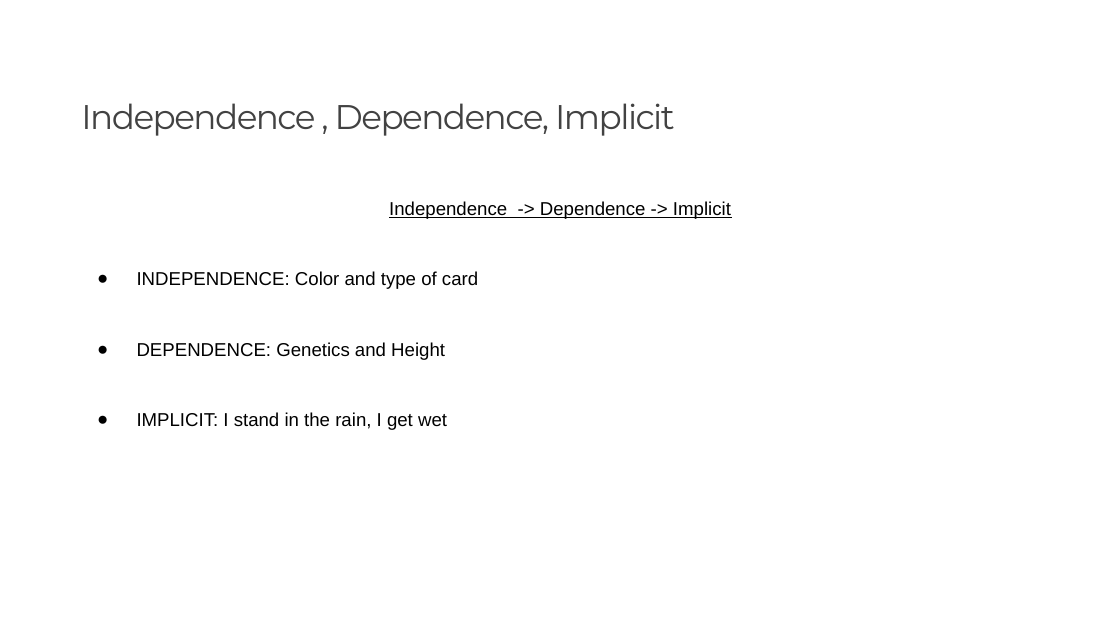
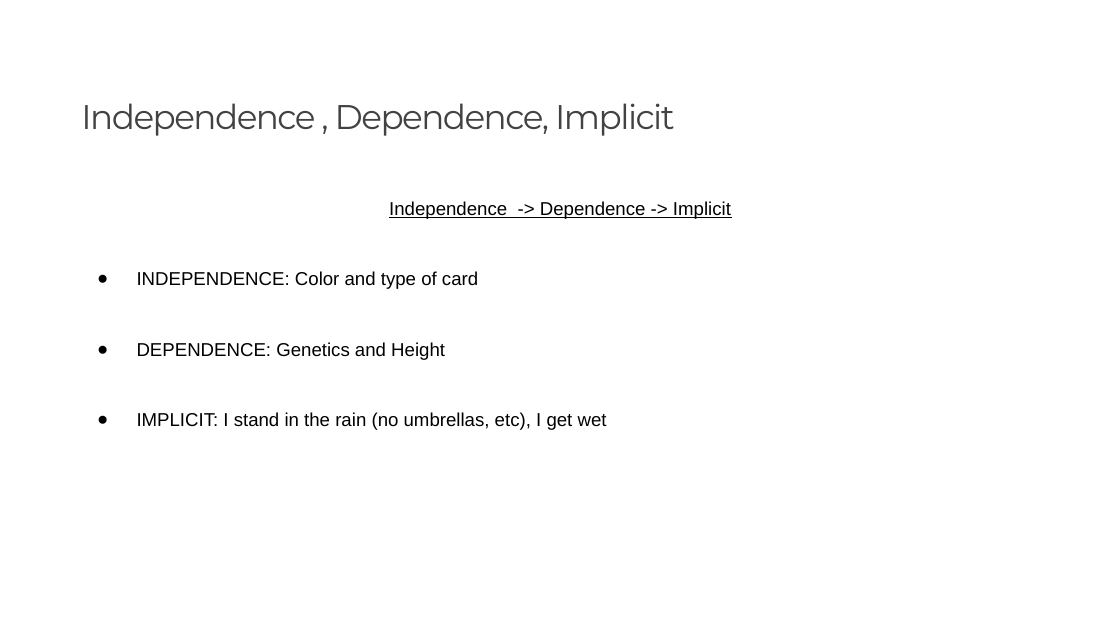
Before and after one commit to dbigman/nbs-4-master, a slide deck: slide 20 of s-401-404/1. Intro to Probability.pptx. Drawn at 1120x630 pixels with LibreOffice and Linux fonts; fonts in the diff are those of the drawing; background and template pictures are left out. Boxes give left, top, right and bottom in pixels: in the first picture for what was removed or moved away, otherwise in the second. Text is boxed around its words. In the diff, an @@ line names an element or a change of style, - is before the commit and + after.

```diff
--- a/s-401-404/1. Intro to Probability.pptx
+++ b/s-401-404/1. Intro to Probability.pptx
@@ text at (x1=137, y1=412, x2=607, y2=430): text changed @@
-● IMPLICIT: I stand in the rain, I get wet
+● IMPLICIT: I stand in the rain (no umbrellas, etc), I get wet
```
Also in this commit, not shown: 7 other slides changed, 53 other files.
